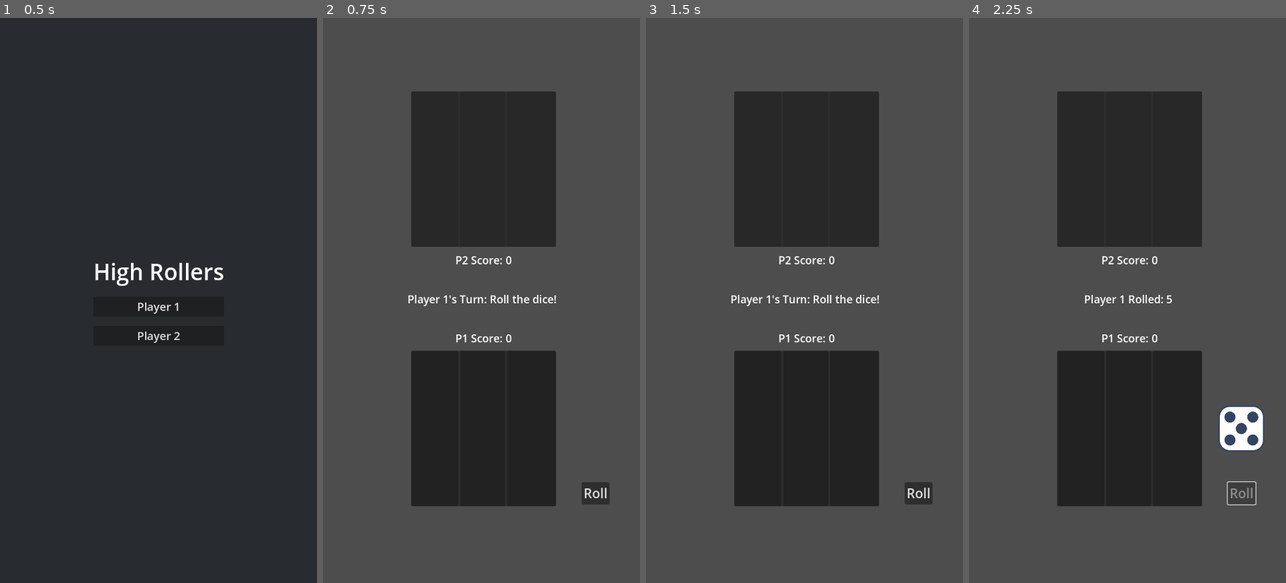
Above: before the commit, frames 1-4 (left to right).
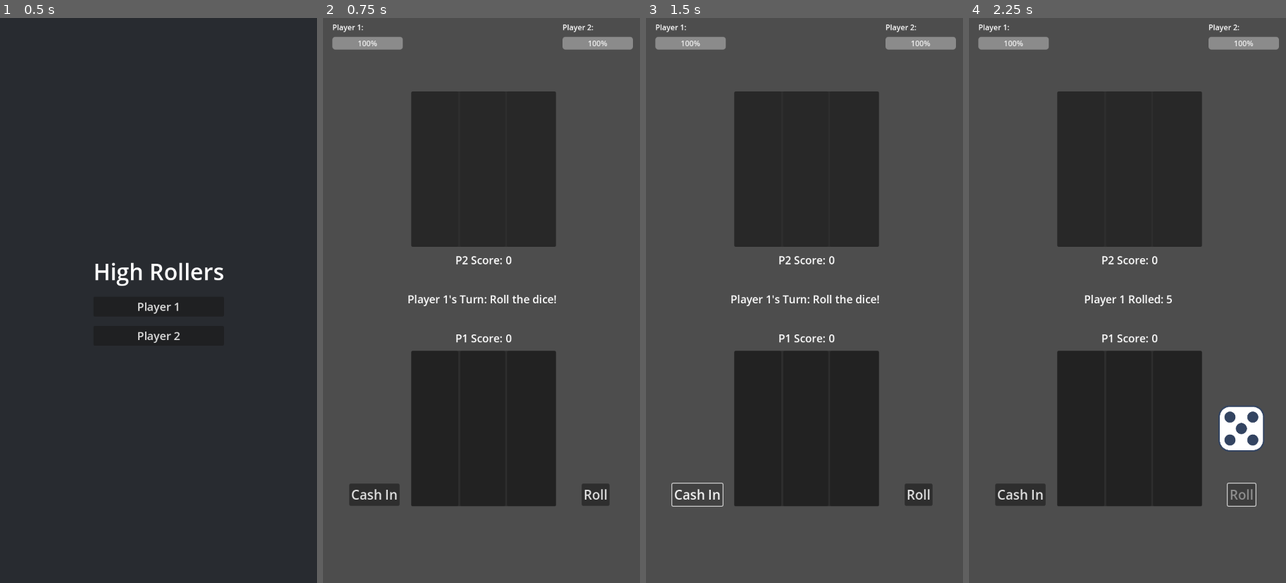
Above: after the commit, the same moments.

Repository: ggary104/High-Rollers
Game: Godot game, scene res://scenes/main_menu.tscn
Same seed, same stepped clock (60 frames per second), same inputs: the game is played once before the commit and once after it.
Inputs (mouse positions are in pixels of both pictures, inside the frame that each line leads up to):
- Up to frame 1 (0.5 s): no input
- Up to frame 2 (0.75 s): click "Player 1" at 0.5 s
- Up to frame 3 (1.5 s): click (696, 492) at 1.25 s, where only the run after the commit has a clickable "Cash In"
- Up to frame 4 (2.25 s): click "Roll" at 2 s

Frame 1 is identical in both runs. In frame 2, 1.7% of the frame differs, in the area x 2-98%, y 1-87%; in frame 3, 1.3%; in frame 4, 1.8%.

Commit message:
Complete the feature for attacking health system

Diff:
--- a/game/scenes/game.gd
+++ b/game/scenes/game.gd
@@ -2,6 +2,9 @@
 extends Node2D
 
 #Variables - To store the main game logic data
+const MAX_HEALTH = 100
+var p1_health = MAX_HEALTH
+var p2_health = MAX_HEALTH
 var DiceSlotScene = preload("res://scenes/die_slot.tscn")
 var player_turn = randi() % 2  + 1 #Is it player1's turn or player 2s
 var current_roll = 0 #Value of the current roll
@@ -21,6 +24,9 @@
 @onready var turn_indicator_label = $"UI-Elements/TurnIndicator"
 @onready var player1_roll = $"UI-Elements/Player1Roll"
 @onready var player2_roll = $"UI-Elements/Player2Roll"
+@onready var p1_cash_in_button = $"UI-Elements/Player1CashInButton"
+@onready var p2_cash_in_button = $"UI-Elements/Player2CashInButton"
+
 
 func _ready():
 	#Load all of the die images
@@ -41,6 +47,7 @@
 		player_one_turn()
 	else:
 		player_two_turn()
+	update_health_bars()
 
 func player_one_turn():
 		for button in player1_column_inputs.get_children():
@@ -50,6 +57,9 @@
 		$"UI-Elements/Player1RollButton".disabled = false
 		$"UI-Elements/Player1RollButton".visible = true
 		$"UI-Elements/Player2RollButton".visible = false
+		p1_cash_in_button.visible = true
+		p1_cash_in_button.disabled = false
+		p2_cash_in_button.visible = false
 		update_ui()
 
 func player_two_turn():
@@ -67,6 +77,9 @@
 		$"UI-Elements/Player2RollButton".disabled = false
 		$"UI-Elements/Player2RollButton".visible = true
 		$"UI-Elements/Player1RollButton".visible = false
+		p2_cash_in_button.visible = true
+		p2_cash_in_button.disabled = false
+		p1_cash_in_button.visible = false
 		update_ui()
 
 func roll_dice():
@@ -123,7 +136,7 @@
 	return score
 
 func switch_turn():
-	check_game_over()
+	#check_game_over()
 	if(player_turn == 1):
 		player_turn = 2
 	else	:
@@ -137,27 +150,36 @@
 		player_two_turn()
 
 func check_game_over():
-	var p1_full = true
-	for i in p1_cols:
-		if 0 in i:
-			p1_full = false
-	var p2_full = true
-	for i in p2_cols:
-		if 0 in i:
-			p2_full = false
-
-	if p1_full or p2_full:
-		var p1_scores = calculate_column_score(p1_cols[0]) + calculate_column_score(p1_cols[1]) + calculate_column_score(p1_cols[2])
-		var p2_scores = calculate_column_score(p2_cols[0]) + calculate_column_score(p2_cols[1]) + calculate_column_score(p2_cols[2])
-
-		if p1_scores > p2_scores:
-			GameManager.winner_text = "Player 1 Wins";
-		elif p1_scores < p2_scores:
-			GameManager.winner_text = "Player 2 Wins";
-		else:
-			GameManager.winner_text = "Its a draw!"
+	if p1_health <= 0:
 		game_over = true
+		GameManager.winner_text = "Player 2 Wins!"
 		SceneManager.change_scene("res://scenes/game_over.tscn")
+	elif p2_health <= 0:
+		game_over = true
+		GameManager.winner_text = "Player 1 Wins!"
+		SceneManager.change_scene("res://scenes/game_over.tscn")
+	#KEEPING THIS COMMENTED FOR REFERENCE FOR THE 'CLASSIC' MODE IF NEEDED
+	#var p1_full = true
+	#for i in p1_cols:
+		#if 0 in i:
+			#p1_full = false
+	#var p2_full = true
+	#for i in p2_cols:
+		#if 0 in i:
+			#p2_full = false
+	#
+	#if p1_full or p2_full:
+		#var p1_scores = calculate_column_score(p1_cols[0]) + calculate_column_score(p1_cols[1]) + calculate_column_score(p1_cols[2])
+		#var p2_scores = calculate_column_score(p2_cols[0]) + calculate_column_score(p2_cols[1]) + calculate_column_score(p2_cols[2])
+		#
+		#if p1_scores > p2_scores:
+			#GameManager.winner_text = "Player 1 Wins";
+		#elif p1_scores < p2_scores:
+			#GameManager.winner_text = "Player 2 Wins";
+		#else:
+			#GameManager.winner_text = "Its a draw!"
+		#game_over = true
+		#SceneManager.change_scene("res://scenes/game_over.tscn")
 
 func computer_choice():
 	var col_scores = [0,0,0] #Scores to figure out the best column
@@ -269,3 +291,48 @@
 		$"UI-Elements/Player1RollButton".disabled = true
 	else:
 		$"UI-Elements/Player2RollButton".disabled = true
+
+
+#Health bar system code:
+func update_health_bars():
+	$"UI-Elements/Player1Health".value = p1_health
+	$"UI-Elements/Player2Health".value = p2_health
+
+func perform_cash_in():
+	if game_over:
+		return
+
+	var current_player_cols = p1_cols if player_turn == 1 else p2_cols
+	var score_to_cash_in = calculate_column_score(current_player_cols[0]) + calculate_column_score(current_player_cols[1]) + calculate_column_score(current_player_cols[2])
+
+	if score_to_cash_in > 0:
+		if player_turn == 1:
+			p2_health -= score_to_cash_in
+		else:
+			p1_health -= score_to_cash_in
+	else:
+		return
+	p1_health = max(0,p1_health)
+	p2_health = max(0,p2_health)
+	update_health_bars();
+
+	for i in range(3):
+		for j in range(3):
+			current_player_cols[i][j] = 0
+
+	update_board_visuals()
+	check_game_over()
+
+	if !game_over:
+		switch_turn()
+
+
+
+func _on_player_1_cash_in_button_pressed() -> void:
+	if player_turn == 1:
+		perform_cash_in()
+
+
+func _on_player_2_cash_in_button_pressed() -> void:
+	if player_turn == 2:
+		perform_cash_in()
--- a/game/scenes/game.tscn
+++ b/game/scenes/game.tscn
@@ -47,9 +47,9 @@
 anchor_right = 0.5
 anchor_bottom = 1.0
 offset_left = 213.5
-offset_top = -214.0
+offset_top = -211.0
 offset_right = 272.5
-offset_bottom = -167.0
+offset_bottom = -164.0
 grow_horizontal = 2
 grow_vertical = 0
 theme_override_font_sizes/font_size = 28
@@ -61,10 +61,10 @@
 anchor_top = 1.0
 anchor_right = 0.5
 anchor_bottom = 1.0
-offset_left = -273.5
-offset_top = -1043.0
-offset_right = -214.5
-offset_bottom = -996.0
+offset_left = -267.5
+offset_top = -1044.0
+offset_right = -208.5
+offset_bottom = -997.0
 grow_horizontal = 2
 grow_vertical = 0
 theme_override_font_sizes/font_size = 28
@@ -97,6 +97,52 @@
 grow_horizontal = 2
 grow_vertical = 2
 
+[node name="Player1HealthLabel" type="Label" parent="UI-Elements"]
+offset_left = 20.0
+offset_top = 8.45
+offset_right = 86.0
+offset_bottom = 31.45
+text = "Player 1:"
+
+[node name="Player2HealthLabel" type="Label" parent="UI-Elements"]
+offset_left = 510.0
+offset_top = 8.0
+offset_right = 576.0
+offset_bottom = 31.0
+text = "Player 2:"
+
+[node name="Player1Health" type="ProgressBar" parent="UI-Elements"]
+offset_left = 20.0
+offset_top = 40.0
+offset_right = 170.0
+offset_bottom = 67.0
+
+[node name="Player2Health" type="ProgressBar" parent="UI-Elements"]
+anchors_preset = 1
+anchor_left = 1.0
+anchor_right = 1.0
+offset_left = -165.0
+offset_top = 40.0
+offset_right = -15.0
+offset_bottom = 67.0
+grow_horizontal = 0
+
+[node name="Player1CashInButton" type="Button" parent="UI-Elements"]
+offset_left = 56.0
+offset_top = 989.0
+offset_right = 163.0
+offset_bottom = 1036.0
+theme_override_font_sizes/font_size = 28
+text = "Cash In"
+
+[node name="Player2CashInButton" type="Button" parent="UI-Elements"]
+offset_left = 520.56
+offset_top = 156.0
+offset_right = 627.5602
+offset_bottom = 203.0
+theme_override_font_sizes/font_size = 28
+text = "Cash In"
+
 [node name="Board" type="Node2D" parent="."]
 position = Vector2(3, 45)
 
@@ -252,6 +298,8 @@
 
 [connection signal="pressed" from="UI-Elements/Player1RollButton" to="." method="_on_roll_button_pressed"]
 [connection signal="pressed" from="UI-Elements/Player2RollButton" to="." method="_on_roll_button_pressed"]
+[connection signal="pressed" from="UI-Elements/Player1CashInButton" to="." method="_on_player_1_cash_in_button_pressed"]
+[connection signal="pressed" from="UI-Elements/Player2CashInButton" to="." method="_on_player_2_cash_in_button_pressed"]
 [connection signal="pressed" from="Board/Player1Board/Player1ColumnInputs/Column1Button" to="." method="_on_column_button_pressed" binds= [0]]
 [connection signal="pressed" from="Board/Player1Board/Player1ColumnInputs/Column2Button" to="." method="_on_column_button_pressed" binds= [1]]
 [connection signal="pressed" from="Board/Player1Board/Player1ColumnInputs/Column3Button" to="." method="_on_column_button_pressed" binds= [2]]
